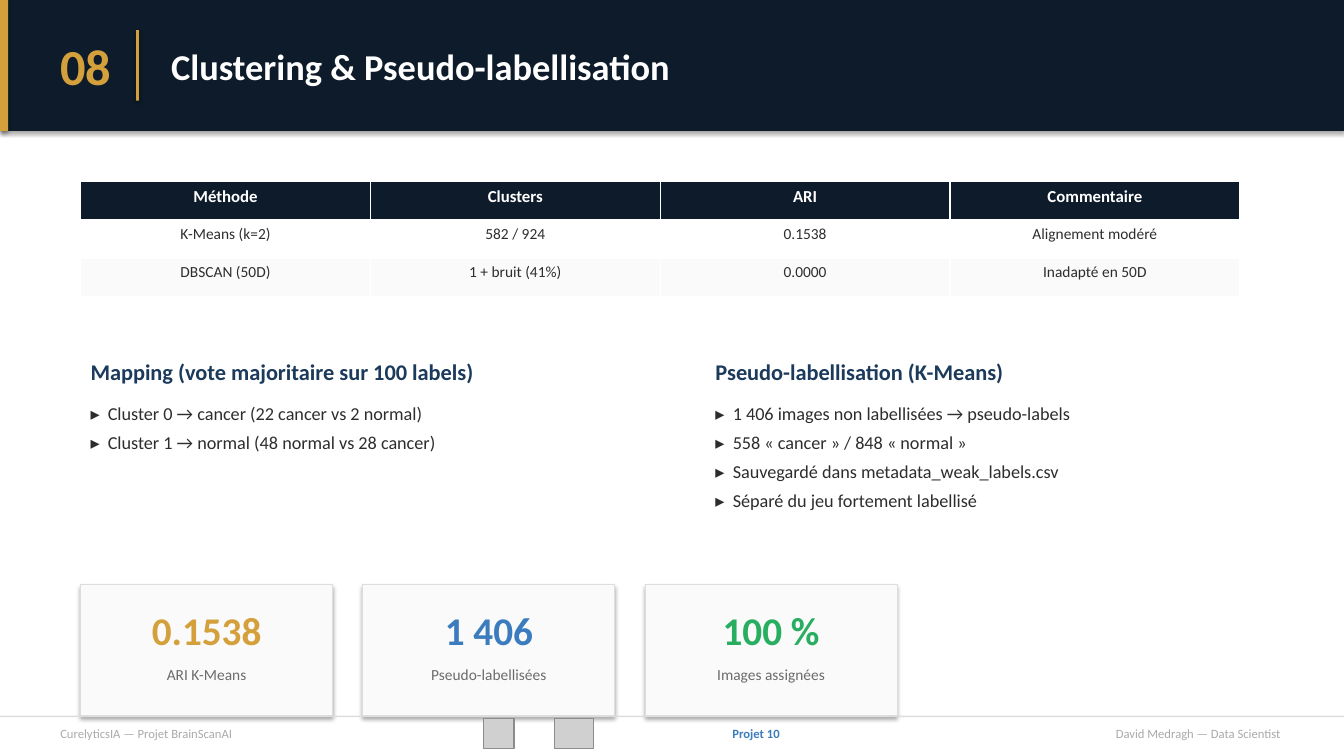
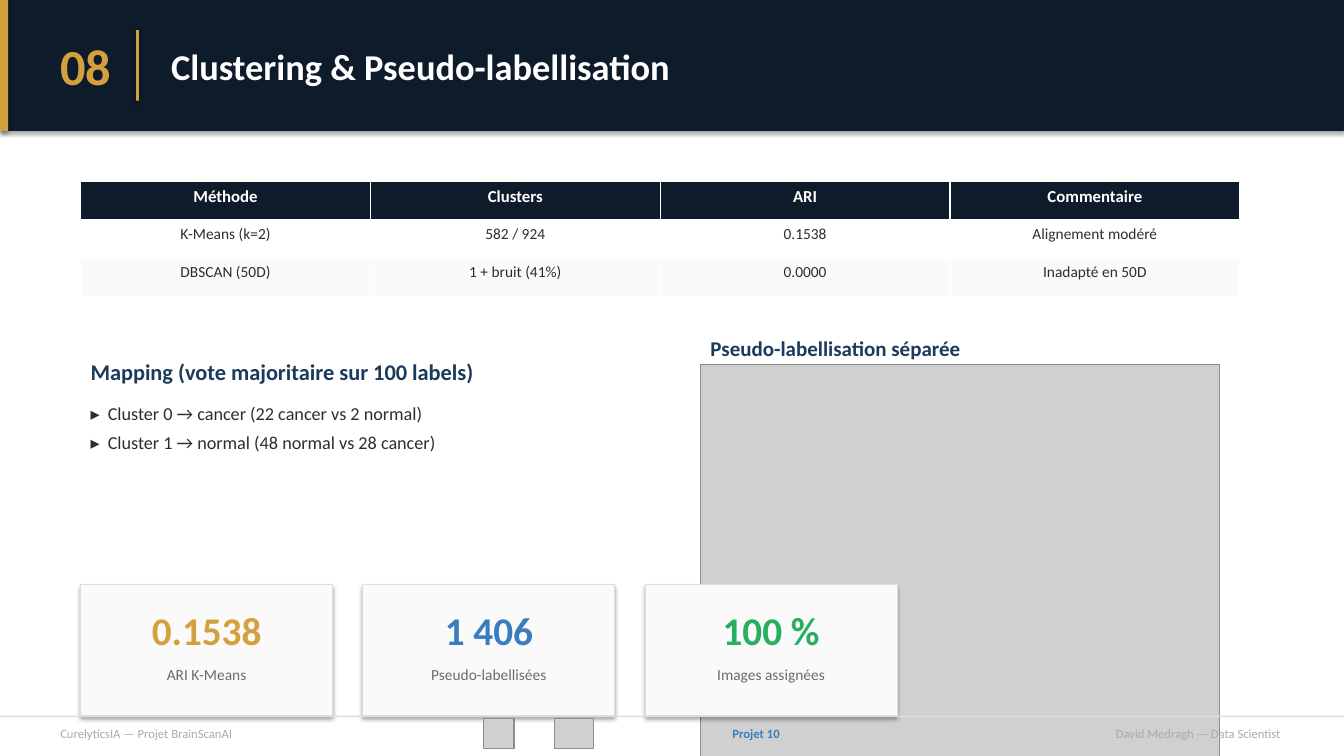
Before and after one commit to davidmedragh/projet10, a slide deck: slide 13 of livrables/projet10_presentation.pptx. Drawn at 1344x756 pixels with LibreOffice and Linux fonts; fonts in the diff are those of the drawing; grey boxes stand for pictures. Boxes give left, top, right and bottom in pixels: in the first picture for what was removed or moved away, otherwise in the second. Text is boxed around its words. In the diff, an @@ line names an element or a change of style, - is before the commit and + after.

```diff
--- a/livrables/projet10_presentation.pptx
+++ b/livrables/projet10_presentation.pptx
@@ text added at (x1=710, y1=341, x2=960, y2=360), 15 pt, text #1B3A5C, bold @@
+Pseudo-labellisation séparée
@@ picture added at (x1=701, y1=365, x2=1220, y2=756) @@
@@ text removed at (x1=715, y1=363, x2=1070, y2=510) @@
-Pseudo-labellisation (K-Means)
-▸ 1 406 images non labellisées → pseudo-labels
-▸ 558 « cancer » / 848 « normal »
-▸ Sauvegardé dans metadata_weak_labels.csv
-▸ Séparé du jeu fortement labellisé
```
Also in this commit, not shown: 2 other slides changed, 25 other files.
